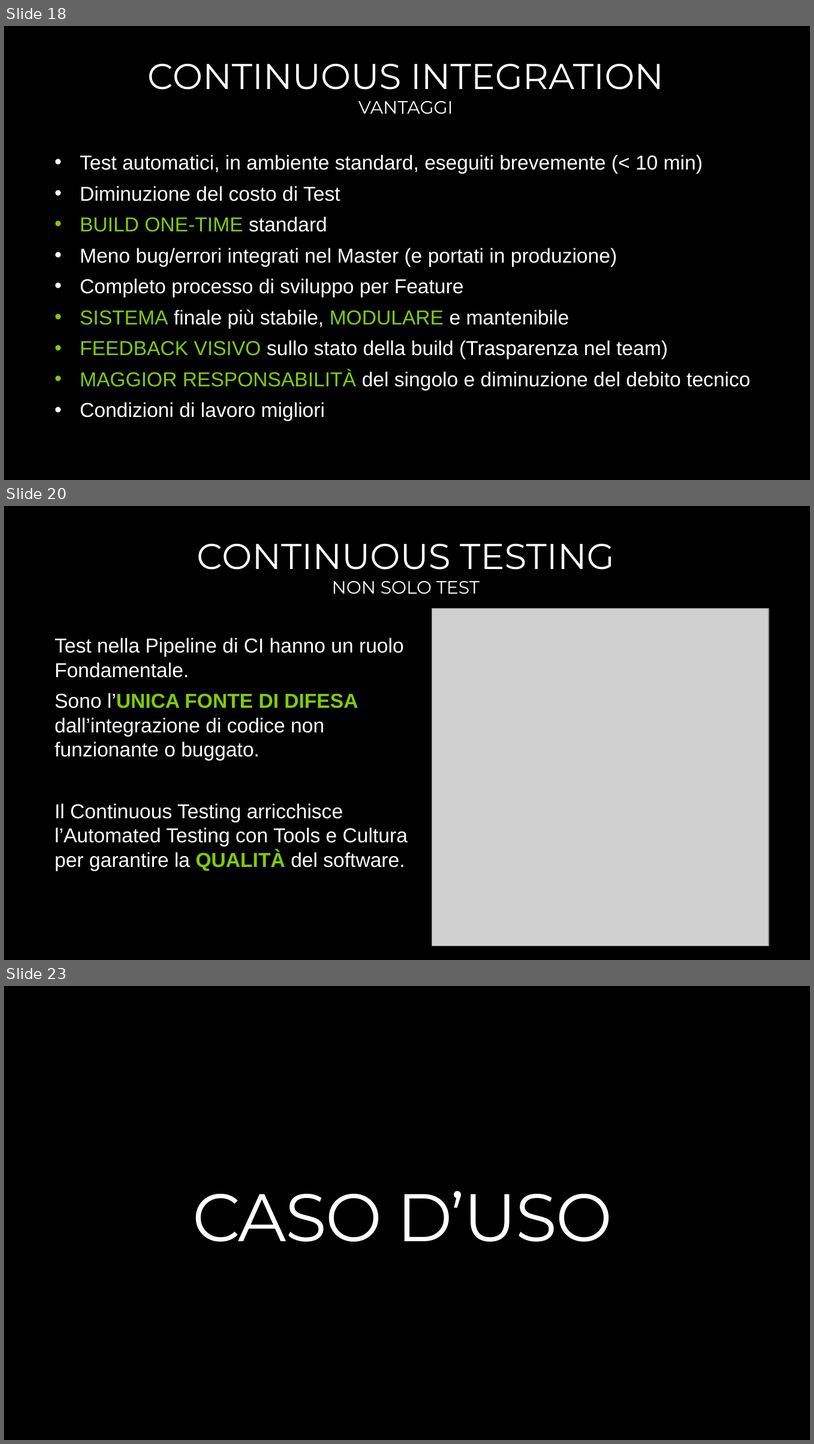
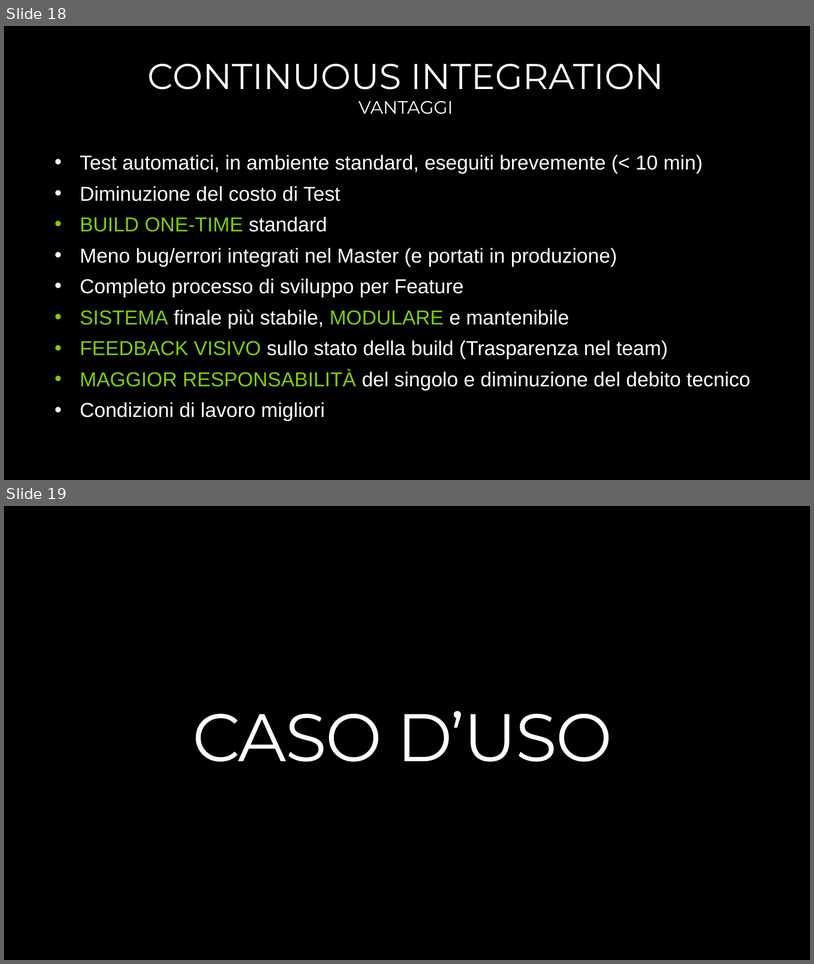
Before and after one commit to endless-upgrade/DevOpsHours, a slide deck: DEVOPS-4-TODO.pptx. Shown one above the other, each under a label of ours: slides 18, 20 and 23 before the commit, slides 18 and 19 after it; the slides between them are not shown. The pictures are 814x1444 and 814x964 pixels, drawn with LibreOffice and Linux fonts; fonts in the diff are those of the drawing; grey boxes stand for pictures; background and template pictures are left out. Boxes give left, top, right and bottom in pixels: in the first picture for what was removed or moved away, otherwise in the second. Text is boxed around its words. In the diff, an @@ line names an element or a change of style, - is before the commit and + after.

```diff
--- a/DEVOPS-4-TODO.pptx
+++ b/DEVOPS-4-TODO.pptx
@@ slide 20 removed at (4,506,810,960), background #000000 @@
@@ title removed at (197,544,615,570) @@
-CONTINUOUS TESTING
@@ subtitle removed at (332,581,480,594) @@
-NON SOLO TEST
@@ picture removed at (432,609,769,945) @@
@@ text removed at (54,637,408,870) @@
-Test nella Pipeline di CI hanno un ruolo Fondamentale.
-Sono l’UNICA FONTE DI DIFESA dall’integrazione di codice non funzionante o buggato.
-Il Continuous Testing arricchisce l’Automated Testing con Tools e Cultura per garantire la QUALITÀ del software.
@@ what was slide 23 is now slide 19 @@
```
Also in this commit, not shown: 1 slide changed, 3 other slides removed, 1 other file.
